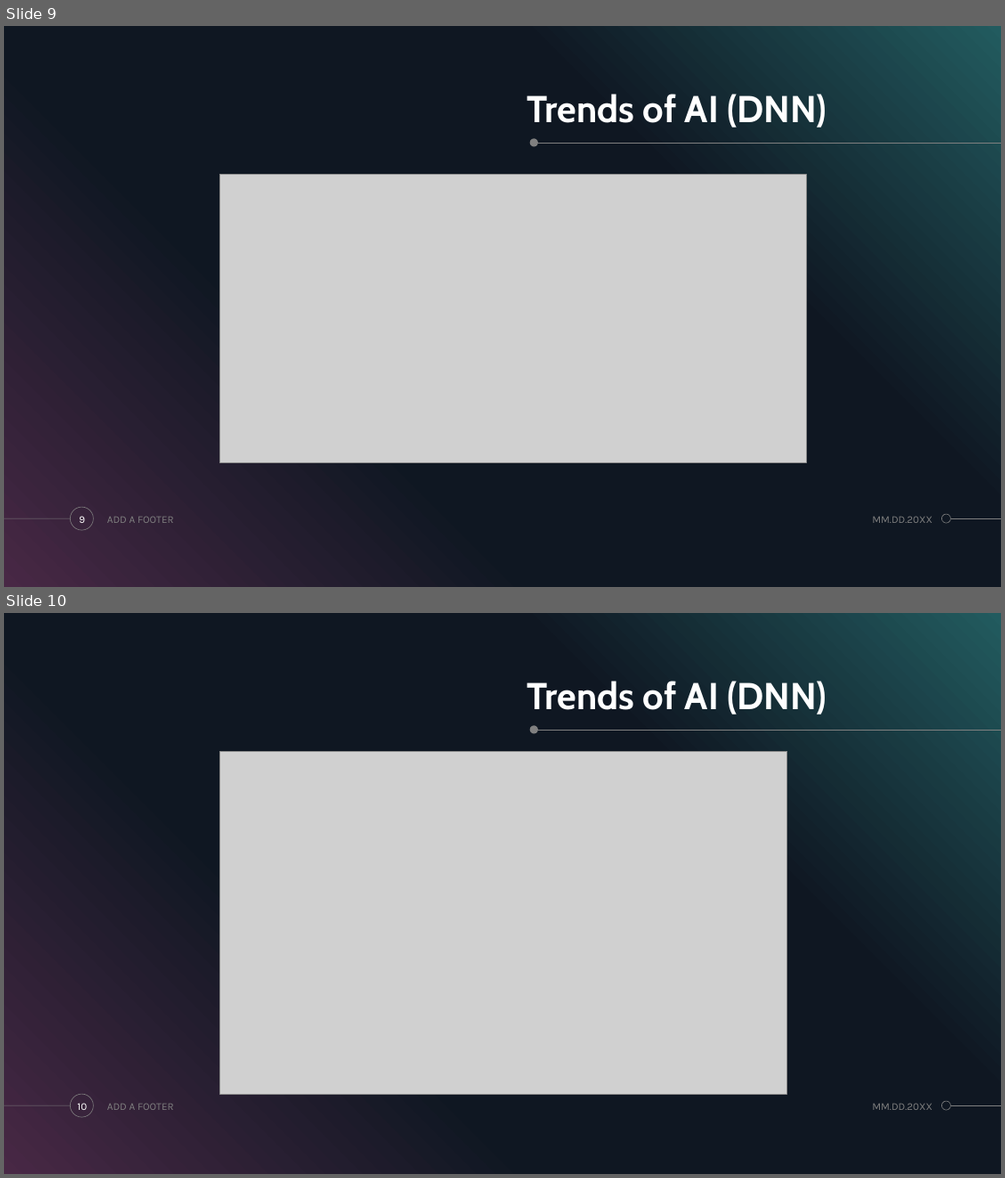
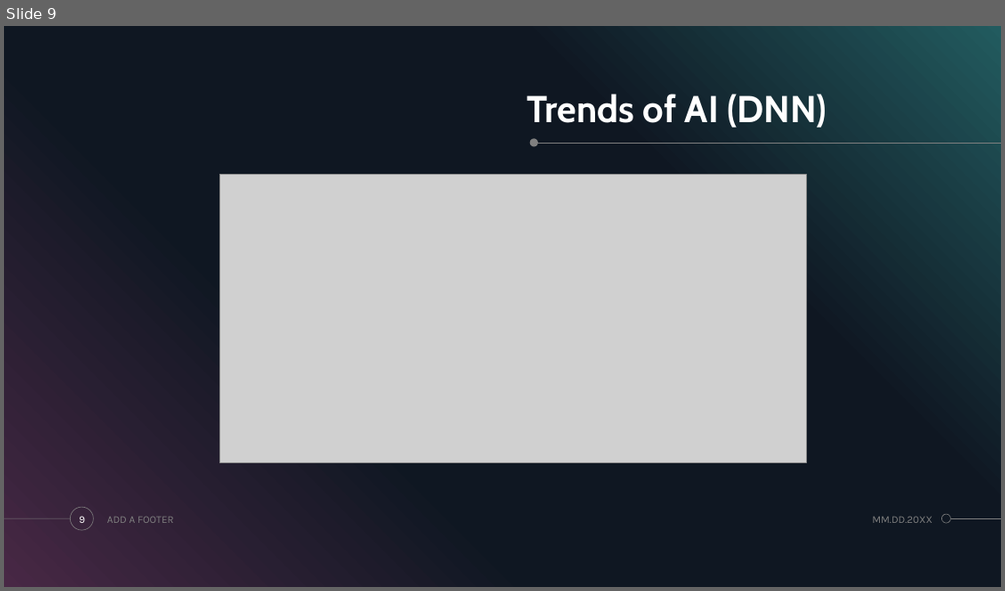
Before and after one commit to LiuWenJia-ops/PresentationInCam, a slide deck: LSY/LSY.pptx. Shown one above the other, each under a label of ours: slides 9 and 10 before the commit, slide 9 after it. The pictures are 1005x1178 and 1005x591 pixels, drawn with LibreOffice and Linux fonts; fonts in the diff are those of the drawing; grey boxes stand for pictures. Boxes give left, top, right and bottom in pixels: in the first picture for what was removed or moved away, otherwise in the second. Text is boxed around its words. In the diff, an @@ line names an element or a change of style, - is before the commit and + after.

```diff
--- a/LSY/LSY.pptx
+++ b/LSY/LSY.pptx
@@ slide 10 removed at (4, 613, 1001, 1174), background #000000; not listed: 7 template elements that a slide beside it also shows @@
@@ title removed at (527, 681, 826, 714) @@
-Trends of AI (DNN)
@@ picture removed at (219, 751, 787, 1094) @@
@@ page number removed at (77, 1103, 87, 1110) @@
-10
@@ text removed at (107, 1103, 174, 1110) @@
-ADD A FOOTER
@@ text removed at (872, 1103, 932, 1110) @@
-MM.DD.20XX
```
Also in this commit, not shown: 1 slide changed, 2 slides added, 2 other slides removed, 1 other file.
